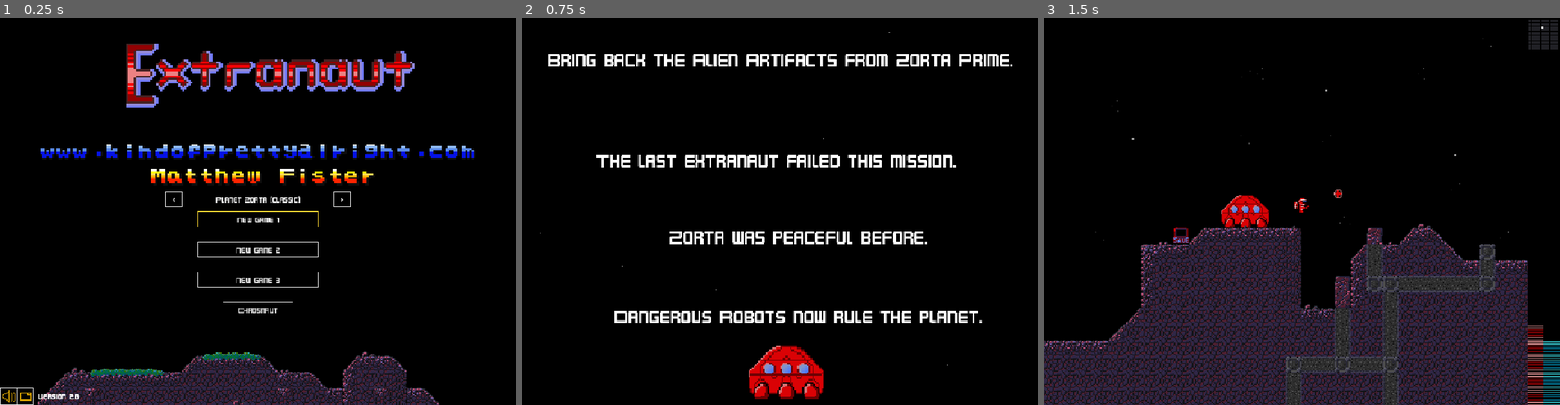
Above: before the commit, frames 1-3 (left to right).
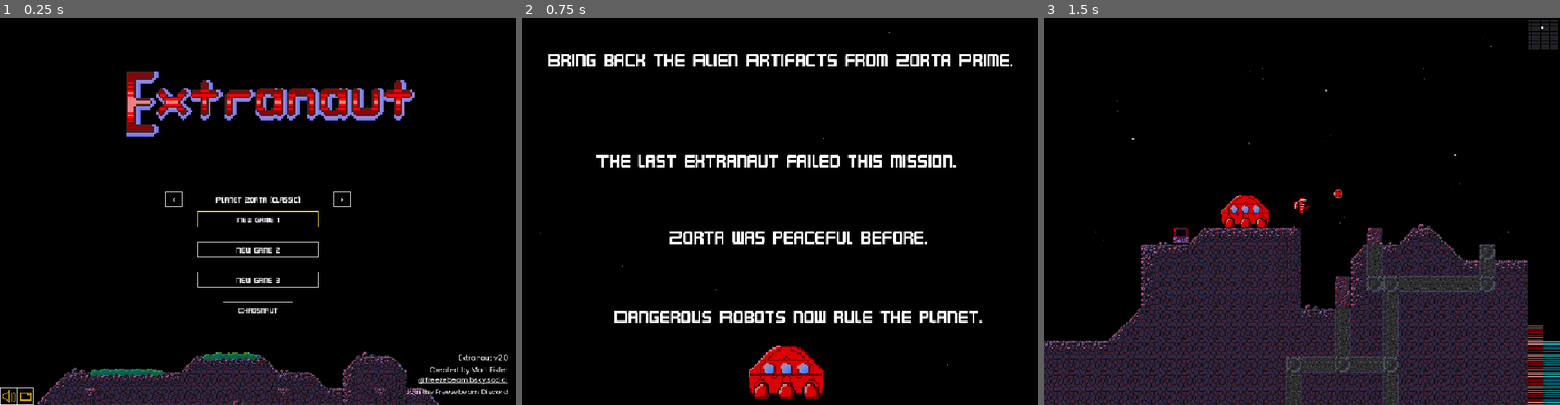
Above: after the commit, the same moments.

Repository: mattfister/extranaut
Game: Godot game, scene res://scenes/main.tscn
Same seed, same stepped clock (60 frames per second), same inputs: the game is played once before the commit and once after it.
Inputs (mouse positions are in pixels of both pictures, inside the frame that each line leads up to):
- Up to frame 1 (0.25 s): no input
- Up to frame 2 (0.75 s): click "New Game 1" at 0.5 s
- Up to frame 3 (1.5 s): tap Enter at 1.25 s; move the mouse to (1415, 192) at 1.27 s; hold Right (move_right) from 1.28 s (still down); hold Z (fire) from 1.28 s (still down); click (1415, 192) at 1.42 s

The runs differ from the first frame. In frame 1, 9.0% of the frame differs, in the area x 7-99%, y 6-99%; in frame 2, nothing differs; in frame 3, nothing differs.

Commit message:
Add credits to the title, rename the new planet Zorta Depths
The title's corner credits come from Realmfold: the game's name and
version, who made it, and Bluesky and Discord links, in Poppins. The
version now comes from the project settings and the separate version
label is gone. Also takes in the title layout changes made in the editor.

The planet's id, files and saves keep the name korvax.

Co-Authored-By: Claude Opus 5.5 <noreply@anthropic.com>

Diff:
--- a/project.godot
+++ b/project.godot
@@ -11,6 +11,7 @@
 [application]
 
 config/name="Extranaut"
+config/version="2.0"
 run/main_scene="res://scenes/main.tscn"
 config/features=PackedStringArray("4.7", "GL Compatibility")
 config/icon="res://icon.svg"
--- a/scenes/main.tscn
+++ b/scenes/main.tscn
@@ -1,7 +1,7 @@
-[gd_scene load_steps=2 format=3]
+[gd_scene format=3 uid="uid://d08vvdsbelilh"]
 
-[ext_resource type="Script" path="res://scenes/main.gd" id="1"]
+[ext_resource type="Script" uid="uid://bj4k27npcn2so" path="res://scenes/main.gd" id="1"]
 
-[node name="Main" type="Node"]
+[node name="Main" type="Node" unique_id=625387275]
 process_mode = 3
 script = ExtResource("1")
--- a/scenes/title.tscn
+++ b/scenes/title.tscn
@@ -1,12 +1,11 @@
-[gd_scene format=3]
+[gd_scene format=3 uid="uid://fqhaokpv6qyw"]
 
-[ext_resource type="Theme" path="res://ui/ui_theme.tres" id="1_yql1r"]
-[ext_resource type="Script" path="res://scenes/title.gd" id="2_ia1n6"]
-[ext_resource type="Texture2D" path="res://assets/sprites/titleTerrainSmall.png" id="3_hiwto"]
-[ext_resource type="Texture2D" path="res://assets/sprites/extranautTitleAnimated.png" id="4_w65of"]
-[ext_resource type="Texture2D" path="res://assets/sprites/kopa.png" id="5_ygloa"]
-[ext_resource type="Texture2D" path="res://assets/sprites/matt.png" id="6_6civk"]
-[ext_resource type="Texture2D" path="res://assets/sprites/options.png" id="7_7af2g"]
+[ext_resource type="Theme" uid="uid://43m1psro41wi" path="res://ui/ui_theme.tres" id="1_yql1r"]
+[ext_resource type="Script" uid="uid://siai8bycymbx" path="res://scenes/title.gd" id="2_ia1n6"]
+[ext_resource type="Texture2D" uid="uid://s50ikyx5fjbs" path="res://assets/sprites/titleTerrainSmall.png" id="3_hiwto"]
+[ext_resource type="Texture2D" uid="uid://7tvgrtirotwd" path="res://assets/sprites/extranautTitleAnimated.png" id="4_w65of"]
+[ext_resource type="Texture2D" uid="uid://bq0gbu5lmp44o" path="res://assets/sprites/options.png" id="7_7af2g"]
+[ext_resource type="PackedScene" path="res://ui/menu_credits.tscn" id="8_credits"]
 
 [sub_resource type="AtlasTexture" id="AtlasTexture_81wt4"]
 atlas = ExtResource("7_7af2g")
@@ -21,6 +20,8 @@
 anchors_preset = 15
 anchor_right = 1.0
 anchor_bottom = 1.0
+grow_horizontal = 2
+grow_vertical = 2
 theme = ExtResource("1_yql1r")
 script = ExtResource("2_ia1n6")
 
@@ -31,32 +32,12 @@
 texture = ExtResource("3_hiwto")
 
 [node name="Logo" type="Sprite2D" parent="." unique_id=2105665521]
-position = Vector2(250, 50)
+position = Vector2(250, 107)
 scale = Vector2(4, 4)
 texture = ExtResource("4_w65of")
 centered = false
 hframes = 4
 frame = 1
-
-[node name="Kopa" type="TextureRect" parent="." unique_id=1182802455]
-layout_mode = 0
-offset_left = 80.0
-offset_top = 250.0
-offset_right = 80.0
-offset_bottom = 250.0
-scale = Vector2(2, 2)
-mouse_filter = 2
-texture = ExtResource("5_ygloa")
-
-[node name="Matt" type="TextureRect" parent="." unique_id=984005798]
-layout_mode = 0
-offset_left = 300.0
-offset_top = 300.0
-offset_right = 300.0
-offset_bottom = 300.0
-scale = Vector2(2, 2)
-mouse_filter = 2
-texture = ExtResource("6_6civk")
 
 [node name="PlanetPrev" type="Button" parent="." unique_id=198855797]
 custom_minimum_size = Vector2(34, 31)
@@ -198,10 +179,16 @@
 icon = SubResource("AtlasTexture_kcc3o")
 expand_icon = true
 
-[node name="Version" type="Label" parent="." unique_id=893136027]
-layout_mode = 0
-offset_left = 76.0
-offset_top = 742.0
-offset_right = 76.0
-offset_bottom = 742.0
-text = "Version 2.0"
+[node name="MenuCredits" parent="." unique_id=2087904031 instance=ExtResource("8_credits")]
+layout_mode = 1
+anchors_preset = 3
+anchor_left = 1.0
+anchor_top = 1.0
+anchor_right = 1.0
+anchor_bottom = 1.0
+offset_left = -280.0
+offset_top = -112.0
+offset_right = -8.0
+offset_bottom = -8.0
+grow_horizontal = 0
+grow_vertical = 0
--- a/tools/test_main.gd
+++ b/tools/test_main.gd
@@ -84,6 +84,17 @@
 	_expect(_button("Chaosnaut") != null, "the title offers Chaosnaut")
 	_expect(_main.screen.scene_file_path == "res://scenes/title.tscn", "the title is a scene that can be laid out in the editor")
 	_expect(_main.screen.theme != null, "the title takes its look from a theme")
+	var credits: Node = _main.screen.find_child("MenuCredits", true, false)
+	_expect(credits != null, "the title shows the credits")
+	if credits != null:
+		var lines: Array[String] = []
+		for child in credits.get_node("VBoxContainer").get_children():
+			lines.append(String(child.name))
+		_expect(lines == ["NameVersionLabel", "CreatedByLabel", "DiscordLabel"], "the credits hold the name, creator and Discord lines, got %s" % [lines])
+		_expect(credits.get_node("%NameVersionLabel").text == "Extranaut v2.0", "the credits name the game and its version")
+		_expect(_main.screen.find_child("Version", true, false) == null, "the version is shown once, in the credits")
+		_expect(credits.get_node("%CreatedByLabel").text.contains("freezebeam.bsky.social"), "the credits link to Bluesky")
+		_expect(credits.get_node("%DiscordLabel").text.contains("discord.gg"), "the credits link to Discord")
 	if _button("Chaosnaut") != null:
 		_button("Chaosnaut").pressed.emit()
 	await _settle()
@@ -102,7 +113,7 @@
 	_button("PlanetNext").pressed.emit()
 	await _settle()
 	_expect(_main.screen.planet == "korvax", "the switch moves to Korvax")
-	_expect(_label("PlanetLabel") == "Planet Korvax (new - 2026)", "the label names Korvax as new - 2026")
+	_expect(_label("PlanetLabel") == "Zorta Depths (new - 2026)", "the label names the new planet as new - 2026")
 	_expect(_button("Slot3New") != null and _button("Slot3Continue") == null, "Korvax's slot 3 is empty")
 	_button("Slot3New").pressed.emit()
 	await _settle()
--- /dev/null
+++ b/ui/menu_credits.gd
@@ -0,0 +1,15 @@
+extends MarginContainer
+## The credits in the corner of the title screen: the game's name, who made
+## it, and links that open in the browser.
+
+
+func _ready() -> void:
+	var title: String = ProjectSettings.get_setting("application/config/name")
+	var version: String = ProjectSettings.get_setting("application/config/version", "")
+	%NameVersionLabel.text = title if version == "" else "%s v%s" % [title, version]
+	%CreatedByLabel.meta_clicked.connect(_on_meta_clicked)
+	%DiscordLabel.meta_clicked.connect(_on_meta_clicked)
+
+
+func _on_meta_clicked(meta: Variant) -> void:
+	OS.shell_open(str(meta))
--- /dev/null
+++ b/ui/menu_credits.tscn
@@ -0,0 +1,51 @@
+[gd_scene load_steps=3 format=3]
+
+[ext_resource type="Script" path="res://ui/menu_credits.gd" id="1"]
+[ext_resource type="FontFile" path="res://assets/fonts/Poppins-Regular.ttf" id="2"]
+
+[node name="MenuCredits" type="MarginContainer"]
+offset_right = 272.0
+offset_bottom = 104.0
+mouse_filter = 2
+theme_override_constants/margin_left = 8
+theme_override_constants/margin_top = 8
+theme_override_constants/margin_right = 8
+theme_override_constants/margin_bottom = 8
+script = ExtResource("1")
+
+[node name="VBoxContainer" type="VBoxContainer" parent="."]
+layout_mode = 2
+size_flags_vertical = 8
+mouse_filter = 2
+theme_override_constants/separation = 4
+
+[node name="NameVersionLabel" type="Label" parent="VBoxContainer"]
+unique_name_in_owner = true
+layout_mode = 2
+theme_override_colors/font_color = Color(1, 1, 1, 1)
+theme_override_fonts/font = ExtResource("2")
+theme_override_font_sizes/font_size = 14
+text = "Extranaut"
+horizontal_alignment = 2
+
+[node name="CreatedByLabel" type="RichTextLabel" parent="VBoxContainer"]
+unique_name_in_owner = true
+layout_mode = 2
+theme_override_fonts/normal_font = ExtResource("2")
+theme_override_font_sizes/normal_font_size = 14
+bbcode_enabled = true
+text = "Created by Matt Fister
+[url=\"https://freezebeam.bsky.social/\"]@freezebeam.bsky.social[/url]
+"
+fit_content = true
+horizontal_alignment = 2
+
+[node name="DiscordLabel" type="RichTextLabel" parent="VBoxContainer"]
+unique_name_in_owner = true
+layout_mode = 2
+theme_override_fonts/normal_font = ExtResource("2")
+theme_override_font_sizes/normal_font_size = 14
+bbcode_enabled = true
+text = "[url=\"https://discord.gg/W9Rxt7TB9b\"]Join the Freezebeam Discord[/url]"
+fit_content = true
+horizontal_alignment = 2
--- a/ui/ui_theme.tres
+++ b/ui/ui_theme.tres
@@ -1,6 +1,6 @@
-[gd_resource type="Theme" format=3]
+[gd_resource type="Theme" format=3 uid="uid://43m1psro41wi"]
 
-[ext_resource type="FontFile" path="res://assets/fonts/KARNIVOR.ttf" id="1_udl1o"]
+[ext_resource type="FontFile" uid="uid://dc28i7mhwt3fl" path="res://assets/fonts/KARNIVOR.ttf" id="1_udl1o"]
 
 [sub_resource type="StyleBoxFlat" id="StyleBoxFlat_4mq11"]
 bg_color = Color(0, 0, 0, 1)
--- a/world/planets.gd
+++ b/world/planets.gd
@@ -18,7 +18,7 @@
 		"start_room": Vector2i(4, 2),
 	},
 	KORVAX: {
-		"name": "Planet Korvax",
+		"name": "Zorta Depths",
 		"label": "new - 2026",
 		"rooms_dir": "res://world/rooms_korvax",
 		"world_json": "res://tools/korvax.json",
--- a/world/tileset.tres
+++ b/world/tileset.tres
@@ -1,16 +1,16 @@
-[gd_resource type="TileSet" format=3]
-
-[ext_resource type="Texture2D" path="res://assets/sprites/bgRocks.png" id="1_01qsn"]
-[ext_resource type="Texture2D" path="res://assets/sprites/bgYellowRocks.png" id="2_2gid8"]
-[ext_resource type="Texture2D" path="res://assets/sprites/yellowRocks.png" id="3_gyr0v"]
-[ext_resource type="Texture2D" path="res://assets/sprites/grayRocks.png" id="4_xoi5k"]
-[ext_resource type="Texture2D" path="res://assets/sprites/greenRocks.png" id="5_jqp3q"]
-[ext_resource type="Texture2D" path="res://assets/sprites/greenRocksDark.png" id="6_pt1jg"]
-[ext_resource type="Texture2D" path="res://assets/sprites/redRocksBg.png" id="7_d1lit"]
-[ext_resource type="Texture2D" path="res://assets/sprites/rockBg.png" id="8_uyccs"]
-[ext_resource type="Texture2D" path="res://assets/sprites/rocks.png" id="9_0hhlm"]
-[ext_resource type="Texture2D" path="res://assets/sprites/rocksBlue.png" id="10_ua0c1"]
-[ext_resource type="Texture2D" path="res://assets/sprites/ruins.png" id="11_ojk4e"]
+[gd_resource type="TileSet" format=3 uid="uid://crc53wrewpiqa"]
+
+[ext_resource type="Texture2D" uid="uid://dw6rv5ubx8sm8" path="res://assets/sprites/bgRocks.png" id="1_01qsn"]
+[ext_resource type="Texture2D" uid="uid://c3vch4h4f0x74" path="res://assets/sprites/bgYellowRocks.png" id="2_2gid8"]
+[ext_resource type="Texture2D" uid="uid://fmdfh85idcoi" path="res://assets/sprites/yellowRocks.png" id="3_gyr0v"]
+[ext_resource type="Texture2D" uid="uid://vf2xrp2a3qxm" path="res://assets/sprites/grayRocks.png" id="4_xoi5k"]
+[ext_resource type="Texture2D" uid="uid://di7l5u2eu7ksi" path="res://assets/sprites/greenRocks.png" id="5_jqp3q"]
+[ext_resource type="Texture2D" uid="uid://ceavor2skgrj" path="res://assets/sprites/greenRocksDark.png" id="6_pt1jg"]
+[ext_resource type="Texture2D" uid="uid://dxcsuvp31n1ac" path="res://assets/sprites/redRocksBg.png" id="7_d1lit"]
+[ext_resource type="Texture2D" uid="uid://dd0755cdlsb3p" path="res://assets/sprites/rockBg.png" id="8_uyccs"]
+[ext_resource type="Texture2D" uid="uid://b3avaa0b1gg10" path="res://assets/sprites/rocks.png" id="9_0hhlm"]
+[ext_resource type="Texture2D" uid="uid://ba5g4i2567vym" path="res://assets/sprites/rocksBlue.png" id="10_ua0c1"]
+[ext_resource type="Texture2D" uid="uid://y8yfn16c0f5l" path="res://assets/sprites/ruins.png" id="11_ojk4e"]
 
 [sub_resource type="TileSetAtlasSource" id="TileSetAtlasSource_0csw6"]
 texture = ExtResource("1_01qsn")
Binary file added: assets/fonts/Poppins-Regular.ttf
Not shown, added: assets/fonts/Poppins-Regular.ttf.import
Not shown, added: ui/menu_credits.gd.uid
